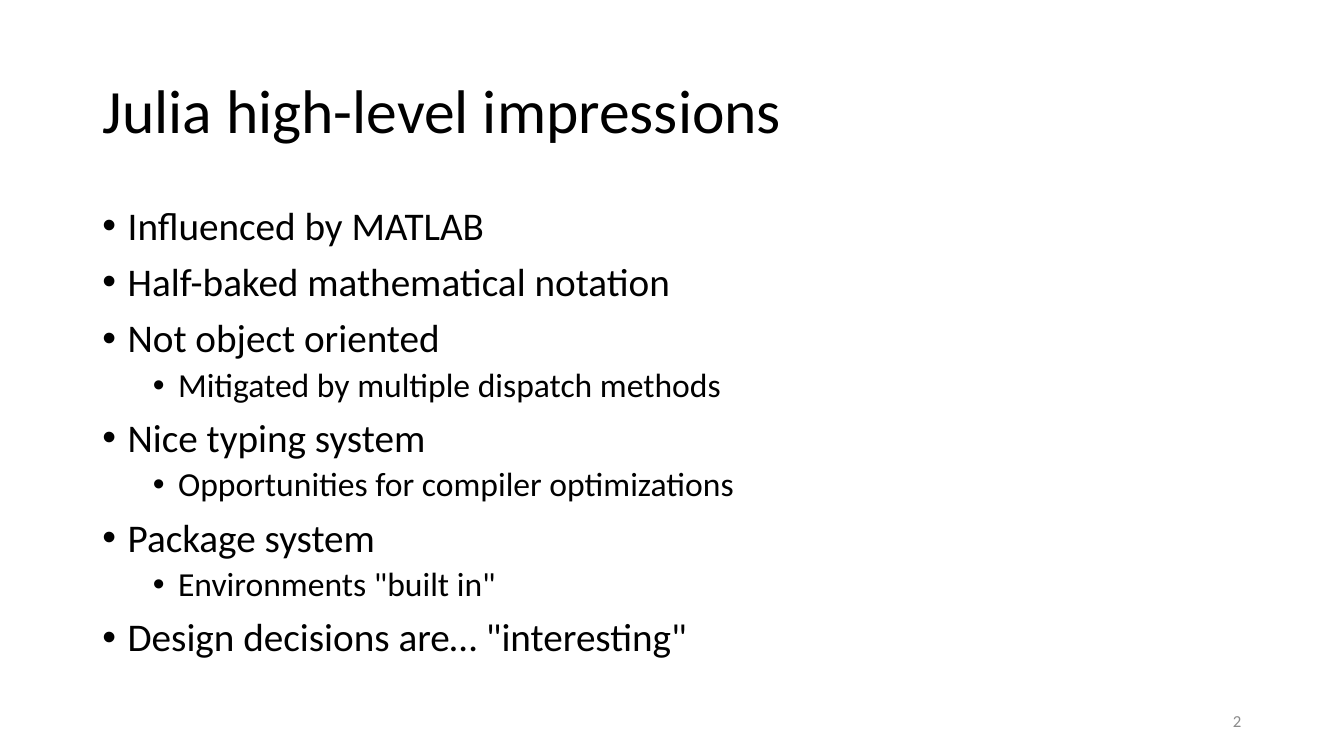
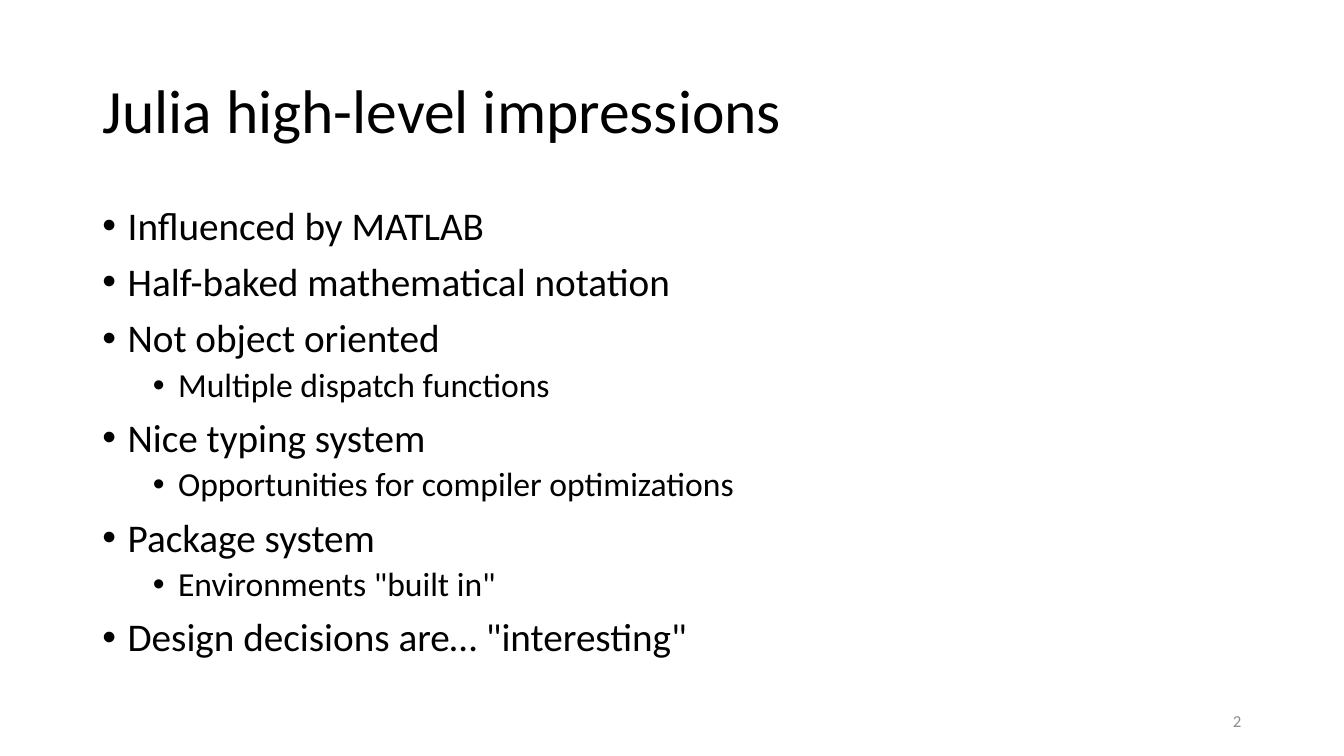
Before and after one commit to gjbex/Julia_good_bad_ugly, a slide deck: slide 2 of Julia,_good_back_ugly.pptx. Drawn at 1344x756 pixels with LibreOffice and Linux fonts; fonts in the diff are those of the drawing. Boxes give left, top, right and bottom in pixels: in the first picture for what was removed or moved away, otherwise in the second. Text is boxed around its words. In the diff, an @@ line names an element or a change of style, - is before the commit and + after.

```diff
--- a/Julia,_good_back_ugly.pptx
+++ b/Julia,_good_back_ugly.pptx
@@ text at box(178, 373, 550, 403): text changed @@
-  • Mitigated by multiple dispatch methods
+  • Multiple dispatch functions
```
Also in this commit, not shown: 3 other slides changed, 9 slides added.
